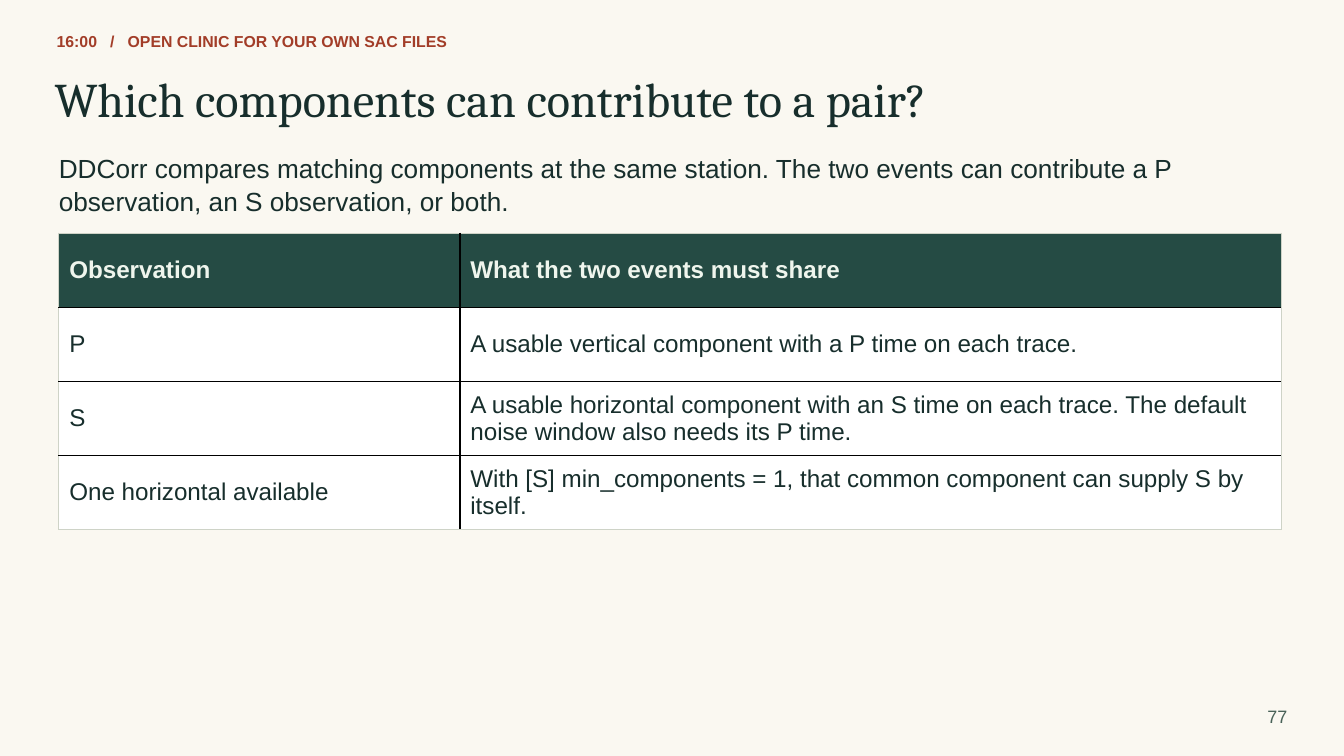
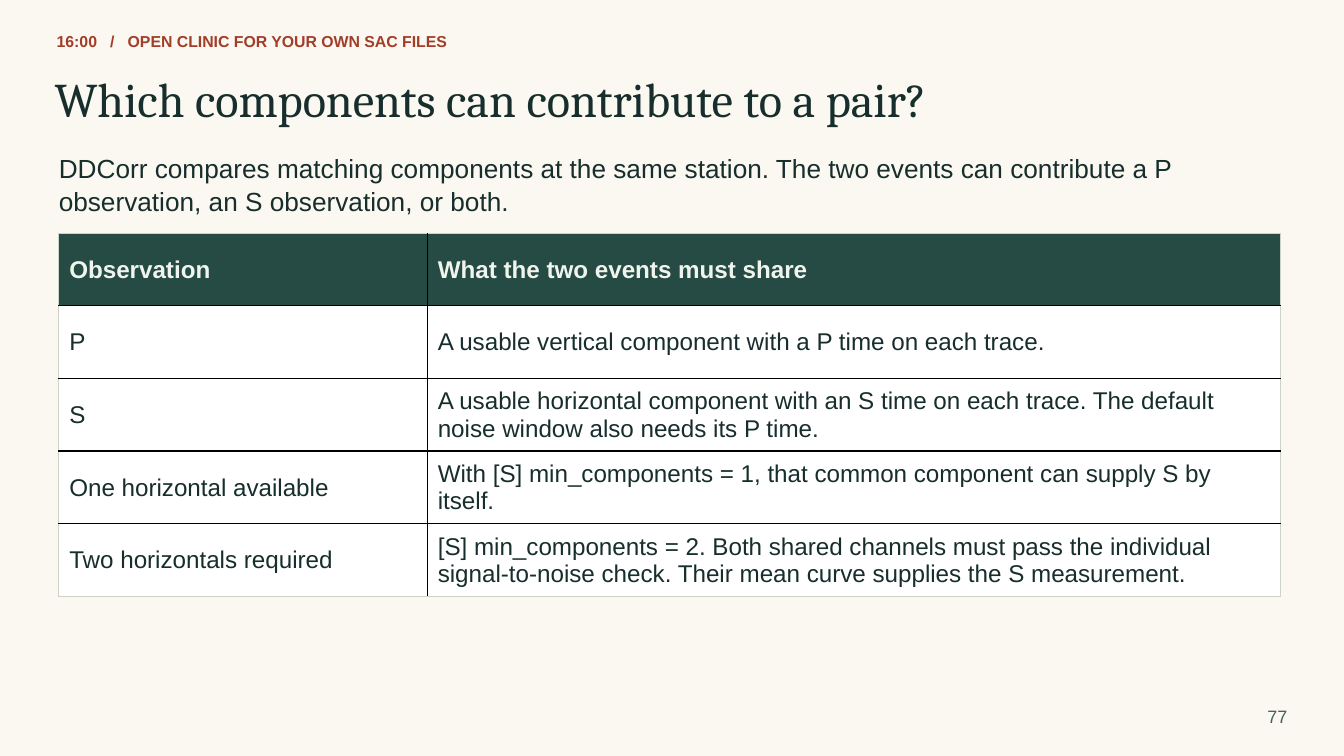
Before and after one commit to eliasrh/DDCorr.jl, a slide deck: slide 77 of teaching/DDCorr_minicourse.pptx. Drawn at 1344x756 pixels with LibreOffice and Linux fonts; fonts in the diff are those of the drawing. Boxes give left, top, right and bottom in pixels: in the first picture for what was removed or moved away, otherwise in the second. Text is boxed around its words. In the diff, an @@ line names an element or a change of style, - is before the commit and + after.

```diff
--- a/teaching/DDCorr_minicourse.pptx
+++ b/teaching/DDCorr_minicourse.pptx
@@ table at <box>58,233,1281,596</box> @@
+row 5: Two horizontals required | [S] min_components = 2. Both shared channels must pass the individual signal-to-noise check. Their mean curve supplies the S measurement.
```
Also in this commit, not shown: 16 other slides changed, 20 other files.
